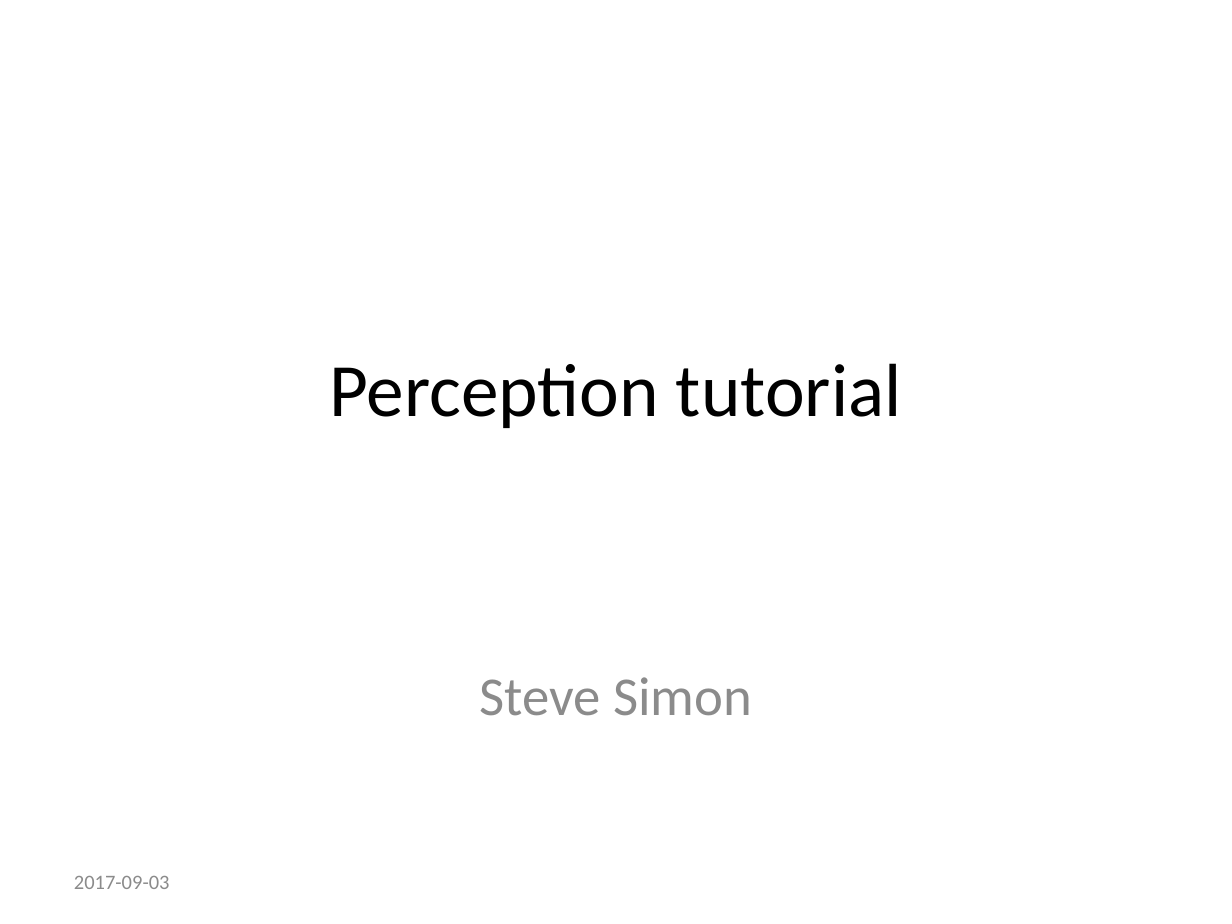
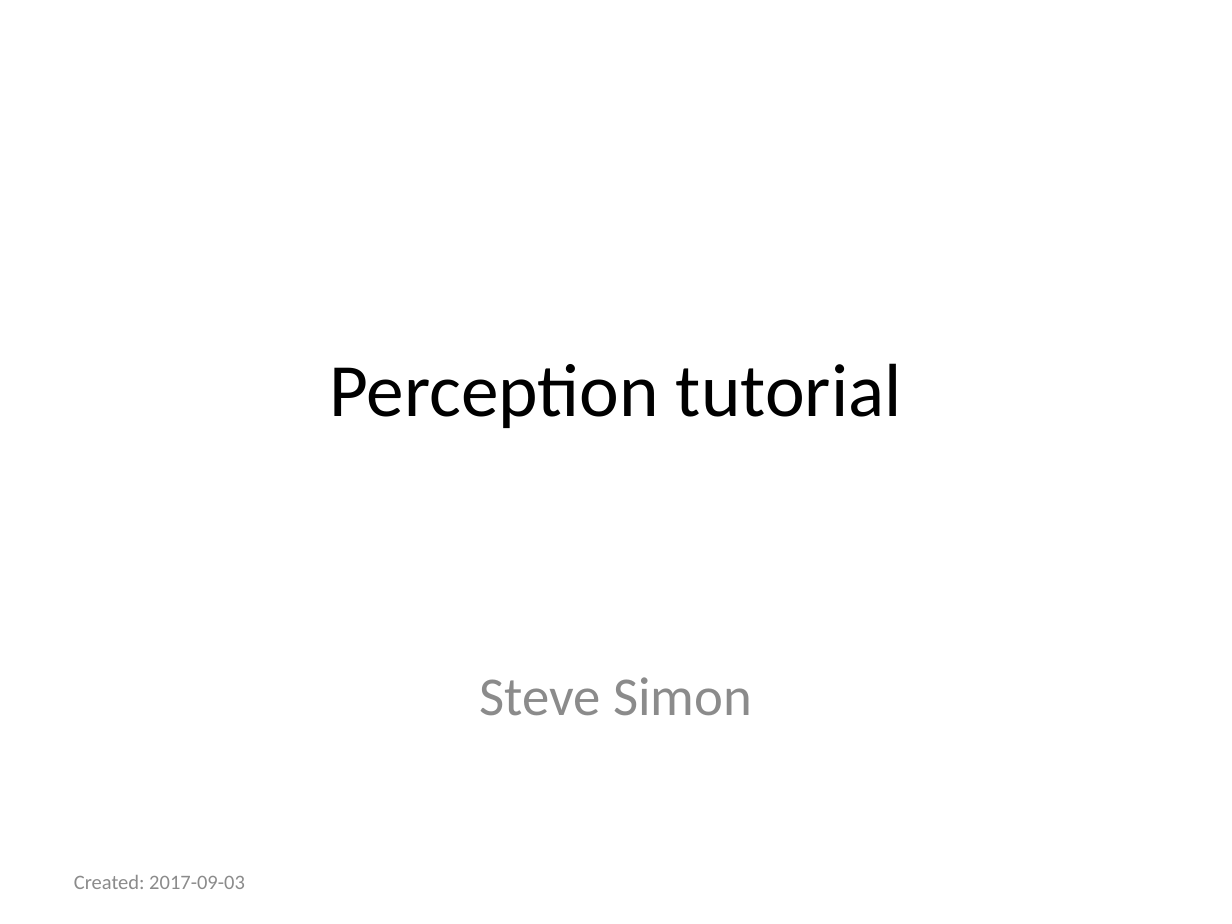
Before and after one commit to pmean/data-visualization, a slide deck: slide 1 of data-viz-02/component/tutorial-perception.pptx. Drawn at 1232x924 pixels with LibreOffice and Linux fonts; fonts in the diff are those of the drawing. Boxes give left, top, right and bottom in pixels: in the first picture for what was removed or moved away, otherwise in the second. Text is boxed around its words. In the diff, an @@ line names an element or a change of style, - is before the commit and + after.

Commit message:
Added summpary to perception tutorial in data-viz-02

```diff
--- a/data-viz-02/component/tutorial-perception.pptx
+++ b/data-viz-02/component/tutorial-perception.pptx
@@ text at (x1=74, y1=875, x2=245, y2=889): text changed @@
-2017-09-03
+Created: 2017-09-03
```
Also in this commit, not shown: 4 other slides changed, 1 slide added, 4 slides removed, 2 other files.
